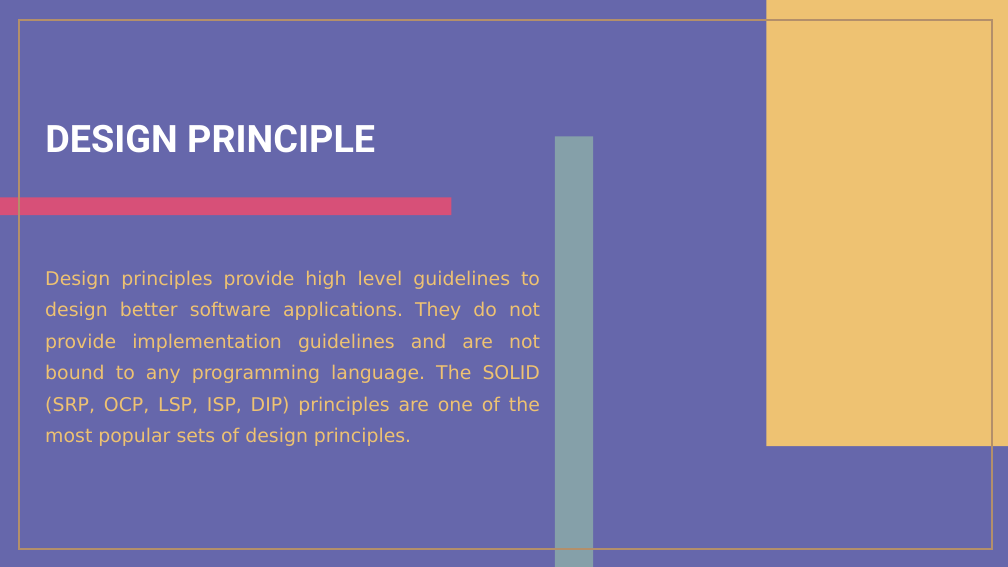
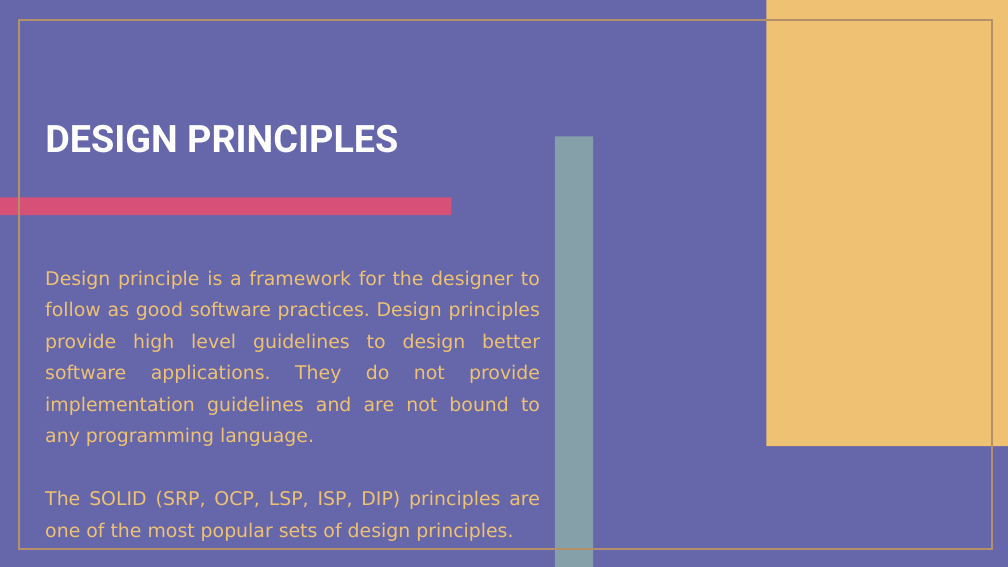
Before and after one commit to jatinrdave/SOLIDPRINCIPLESDEMO, a slide deck: slide 3 of SOLID PRINCIPLES.pptx. Drawn at 1008x567 pixels with LibreOffice and Linux fonts; fonts in the diff are those of the drawing. Boxes give left, top, right and bottom in pixels: in the first picture for what was removed or moved away, otherwise in the second. Text is boxed around its words. In the diff, an @@ line names an element or a change of style, - is before the commit and + after.

Commit message:
New PPT Added

```diff
--- a/SOLID PRINCIPLES.pptx
+++ b/SOLID PRINCIPLES.pptx
@@ title at <box>45,125,398,153</box>: text changed @@
-DESIGN PRINCIPLE
+DESIGN PRINCIPLES
@@ text at <box>45,270,540,541</box>: text changed @@
-Design principles provide high level guidelines to design better software applications. They do not provide implementation guidelines and are not bound to any programming language. The SOLID (SRP, OCP, LSP, ISP, DIP) principles are one of the most popular sets of design principles.
+Design principle is a framework for the designer to follow as good software practices. Design principles provide high level guidelines to design better software applications. They do not provide implementation guidelines and are not bound to any programming language.
+The SOLID (SRP, OCP, LSP, ISP, DIP) principles are one of the most popular sets of design principles.
```
Also in this commit, not shown: 10 other slides changed, 8 other files.
